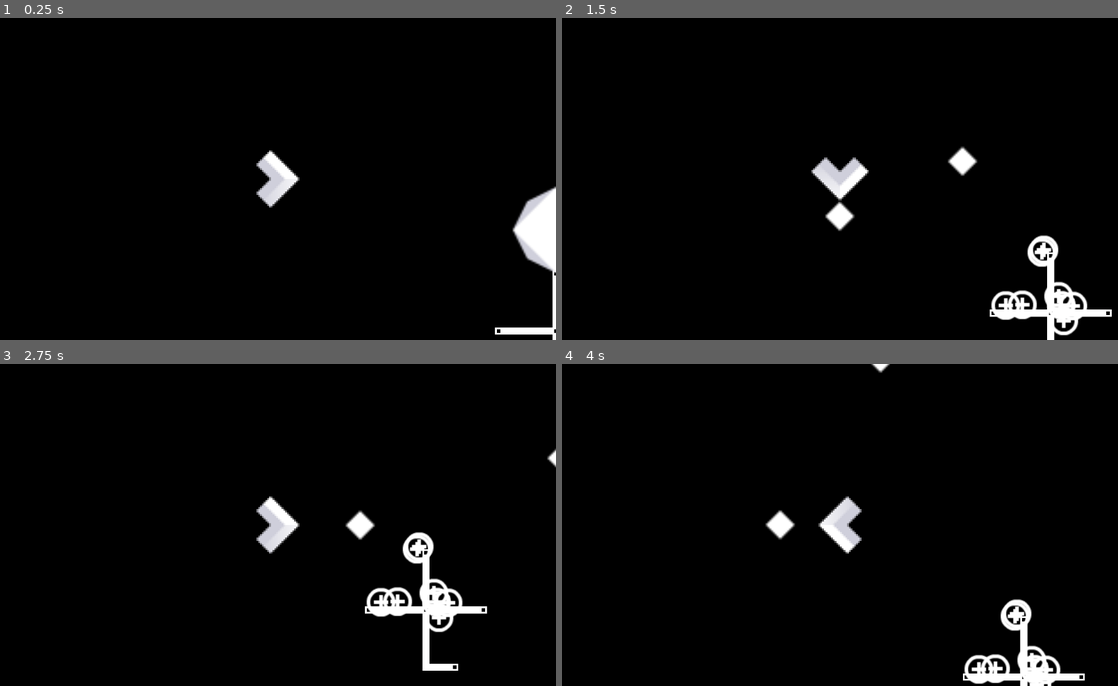
Above: before the commit, frames 1-4 (two rows, left to right).
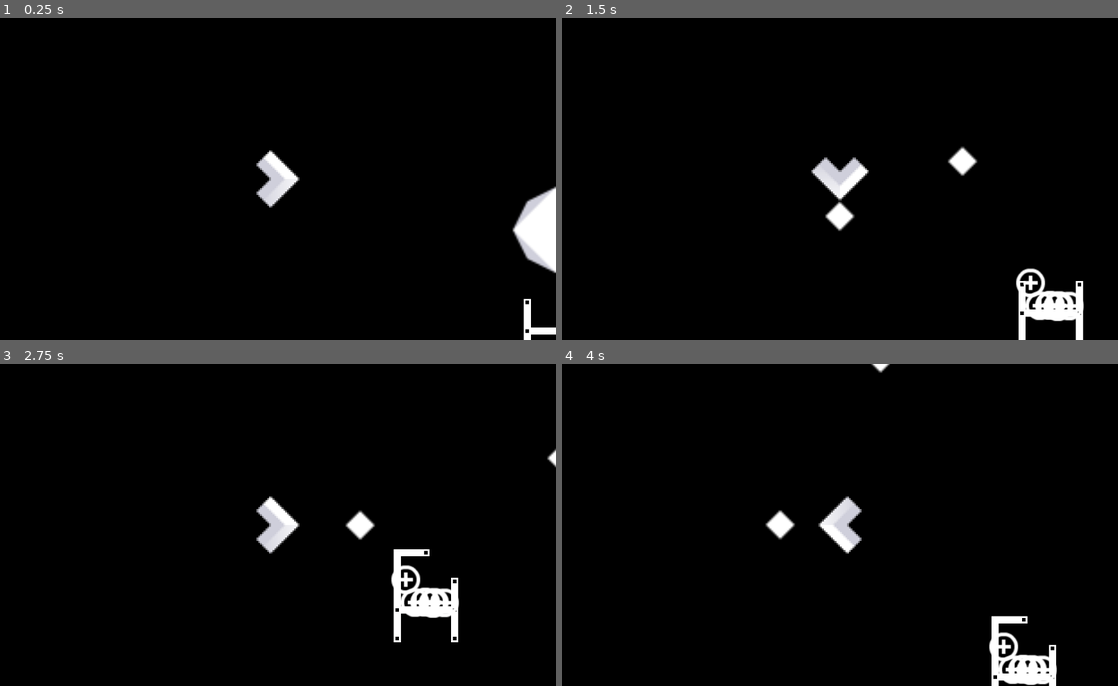
Above: after the commit, the same moments.

Repository: Maaack/gwj-85
Game: Godot game, scene res://scenes/space/space.tscn
Same seed, same stepped clock (60 frames per second), same inputs: the game is played once before the commit and once after it.
Inputs:
- Up to frame 1 (0.25 s): no input
- Up to frame 2 (1.5 s): hold Right (move_right) 0.53-1.28 s; tap Space (shoot) at 0.6, 1.35 s; hold Down (move_down) from 1.28 s (still down)
- Up to frame 3 (2.75 s): release Down (move_down) at 2.03 s; hold Right (move_right) from 2.03 s (still down); tap Space (shoot) at 2.1 s
- Up to frame 4 (4 s): release Right (move_right) at 2.78 s; hold Up (move_up) 2.78-3.53 s; tap Space (shoot) at 2.85, 3.6 s; hold Left (move_left) from 3.53 s (still down)

The runs differ from the first frame. In frame 1, 0.4% of the frame differs, in the area x 89-100%, y 78-100%; in frame 2, 2.2%; in frame 3, 2.5%, in the area x 65-88%, y 52-96%; in frame 4, 1.9%.

Commit message:
Station parts get destroyed by bullets.

Diff:
--- a/scenes/bullets/bullet.gd
+++ b/scenes/bullets/bullet.gd
@@ -3,14 +3,15 @@
 
 @export var bullet_damage := 10
 
-func _physics_process(_delta) -> void:
+func _physics_process(delta) -> void:
+	var _velocity = velocity
 	if move_and_slide():
 		for i in get_slide_collision_count():
 			var collision := get_slide_collision(i)
 			var collider := collision.get_collider()
 			if collider.has_method(&"damage"):
 				if collider is TileMapLayer:
-					collider.damage(bullet_damage, collision.get_position())
+					collider.damage(bullet_damage, collision.get_position() + _velocity * delta)
 				else:
 					collider.damage(bullet_damage)
 		queue_free()
--- a/scenes/space/space.tscn
+++ b/scenes/space/space.tscn
@@ -117,13 +117,10 @@
 
 [node name="Station" parent="." instance=ExtResource("3_x217o")]
 position = Vector2(155, 85)
-collision_layer = 2
-collision_mask = 0
 
 [node name="Station2" parent="." instance=ExtResource("3_x217o")]
 position = Vector2(372, 0)
-collision_layer = 8
-collision_mask = 0
+resources = 20
 
 [node name="StationParts" parent="Station2" index="0"]
 tile_set = SubResource("TileSet_wfdyj")
--- a/scenes/stations/station.gd
+++ b/scenes/stations/station.gd
@@ -1,4 +1,4 @@
-extends StaticBody2D
+extends Node2D
 
 signal resources_changed(delta, reason)
 signal state_changed(resources, damage)
@@ -165,14 +165,16 @@
 	return expanded
 
 func _on_timer_timeout():
-	_expand_station()
+	_expand_station(2)
 
 func _ready():
 	create_pathfinding_points()
 	_map_parts_connected_to_center()
 
-
 func _on_friendly_area_2d_body_entered(body):
 	if body.has_method("remove_all_resources"):
 		resources += body.remove_all_resources()
-		_expand_station(4)
+
+func _on_station_parts_tile_damaged(tile_id, amount):
+	station_parts.set_cell(tile_id)
+	astar.remove_point(get_point(tile_id))
--- a/scenes/stations/station.tscn
+++ b/scenes/stations/station.tscn
@@ -109,20 +109,19 @@
 
 [sub_resource type="CircleShape2D" id="CircleShape2D_p2oen"]
 
-[node name="Station" type="StaticBody2D"]
+[node name="Station" type="Node2D"]
 script = ExtResource("1_p2oen")
 
 [node name="StationParts" type="TileMapLayer" parent="."]
 unique_name_in_owner = true
 texture_filter = 1
 position = Vector2(-8, -8)
-tile_map_data = PackedByteArray("AAAAAAAAAQACAAMAAAAAAAEAAQAAAAAAAAAAAAIAAQABAAEAAAABAAIAAQADAAEAAAAAAP//AQAAAAAAAAAAAP7/AQAAAAIAAAABAAAAAQABAAAAAAD//wAAAQABAAAAAAD+/wAAAQABAAIAAAACAAAAAQADAAEAAAA=")
+tile_map_data = PackedByteArray("AAAAAAAAAQABAAAAAAABAAAAAQADAAIAAAD//wAAAQABAAMAAAABAP//AQAAAAIAAAABAAEAAQACAAEAAAD/////AQAAAAIAAAD//wEAAQACAAEAAAA=")
 tile_set = SubResource("TileSet_fbgwf")
 script = ExtResource("3_3ic5c")
 
 [node name="Timer" type="Timer" parent="."]
-wait_time = 5.0
-one_shot = true
+wait_time = 2.5
 autostart = true
 
 [node name="FriendlyArea2D" type="Area2D" parent="."]
@@ -132,5 +131,6 @@
 [node name="CollisionShape2D" type="CollisionShape2D" parent="FriendlyArea2D"]
 shape = SubResource("CircleShape2D_p2oen")
 
+[connection signal="tile_damaged" from="StationParts" to="." method="_on_station_parts_tile_damaged"]
 [connection signal="timeout" from="Timer" to="." method="_on_timer_timeout"]
 [connection signal="body_entered" from="FriendlyArea2D" to="." method="_on_friendly_area_2d_body_entered"]
